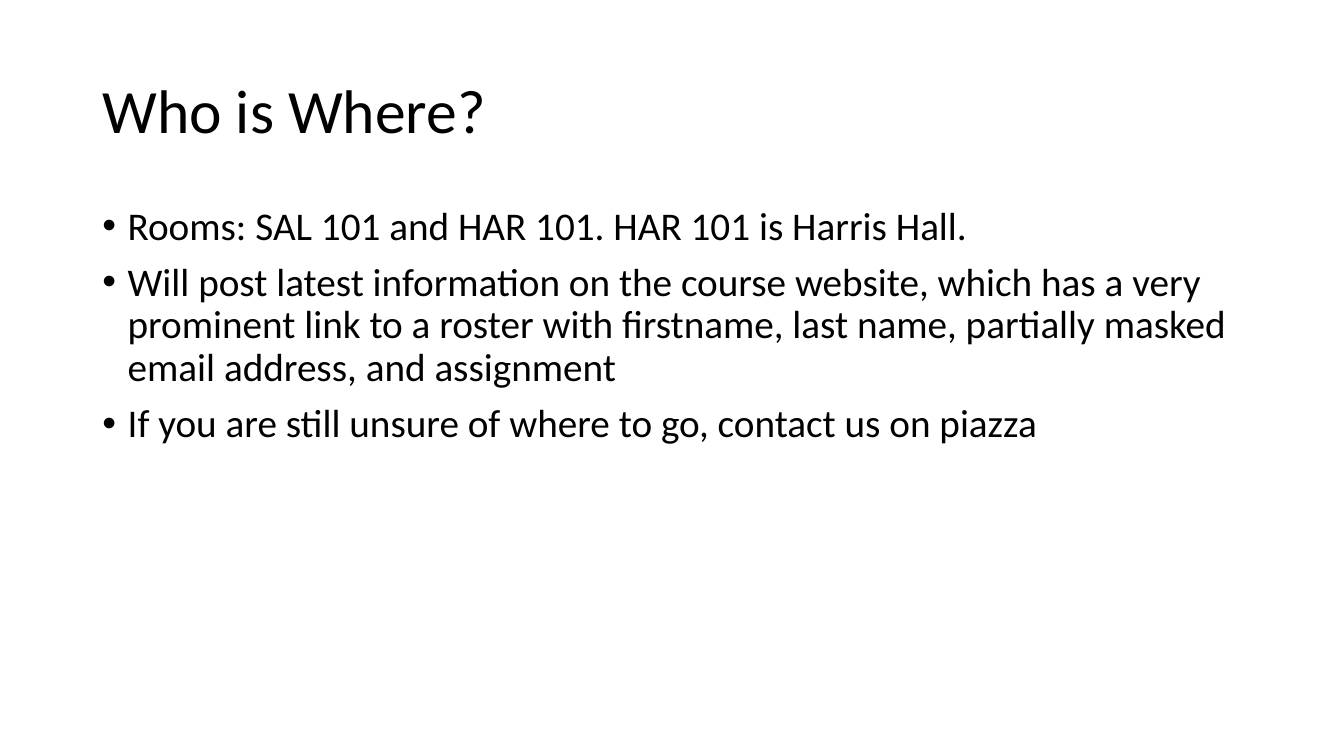
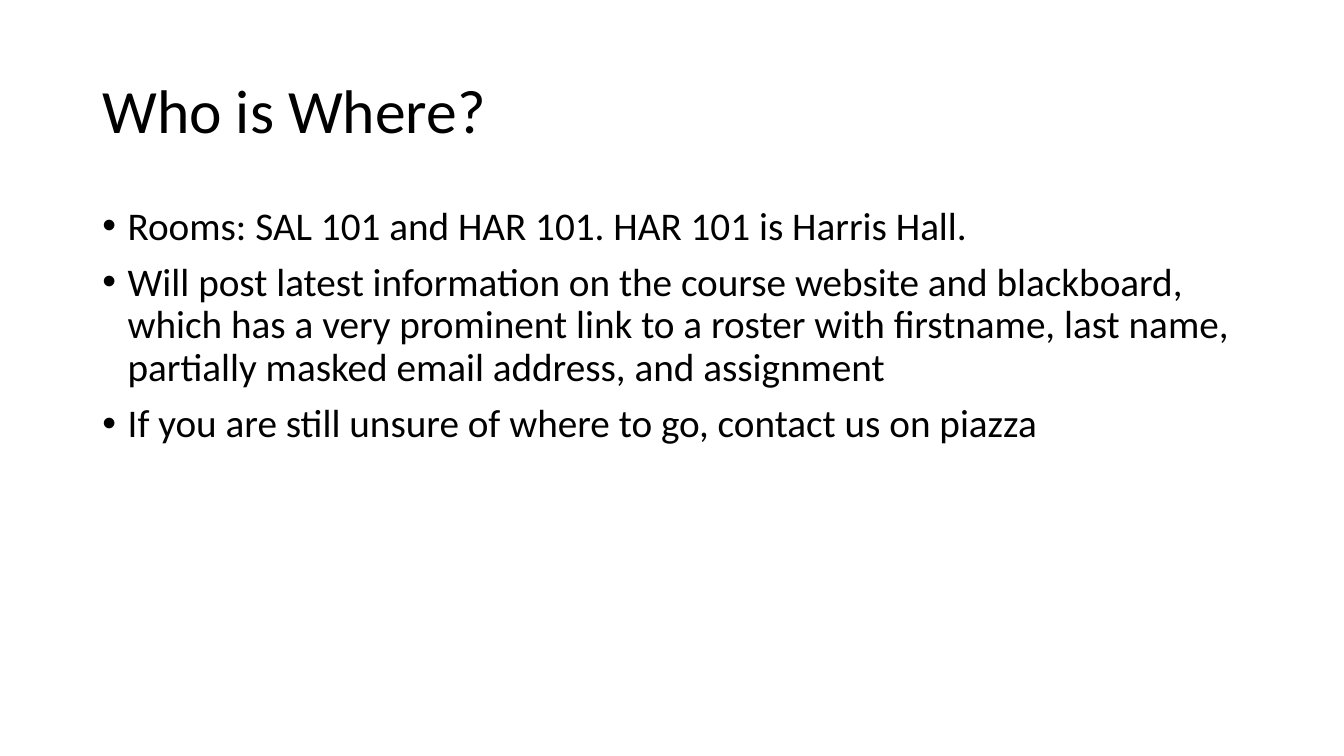
Before and after one commit to balhafni/csci_544_fa_18_slides, a slide deck: slide 5 of smoothing_0926.pptx. Drawn at 1344x756 pixels with LibreOffice and Linux fonts; fonts in the diff are those of the drawing. Boxes give left, top, right and bottom in pixels: in the first picture for what was removed or moved away, otherwise in the second. Text is boxed around its words. In the diff, an @@ line names an element or a change of style, - is before the commit and + after.

```diff
--- a/smoothing_0926.pptx
+++ b/smoothing_0926.pptx
@@ text at [128,268,1229,388]: text changed @@
-• Will post latest information on the course website, which has a very prominent link to a roster with firstname, last name, partially masked email address, and assignment
+• Will post latest information on the course website and blackboard, which has a very prominent link to a roster with firstname, last name, partially masked email address, and assignment
```
Also in this commit, not shown: 20 other slides changed.
